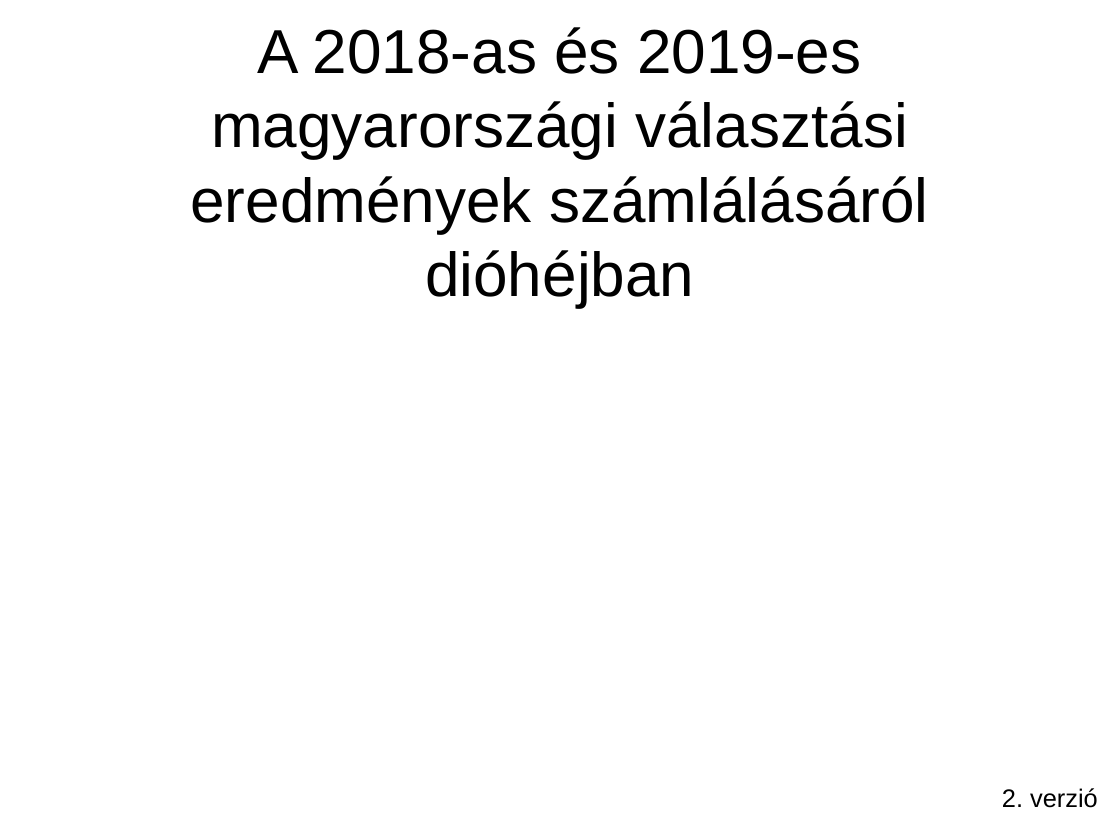
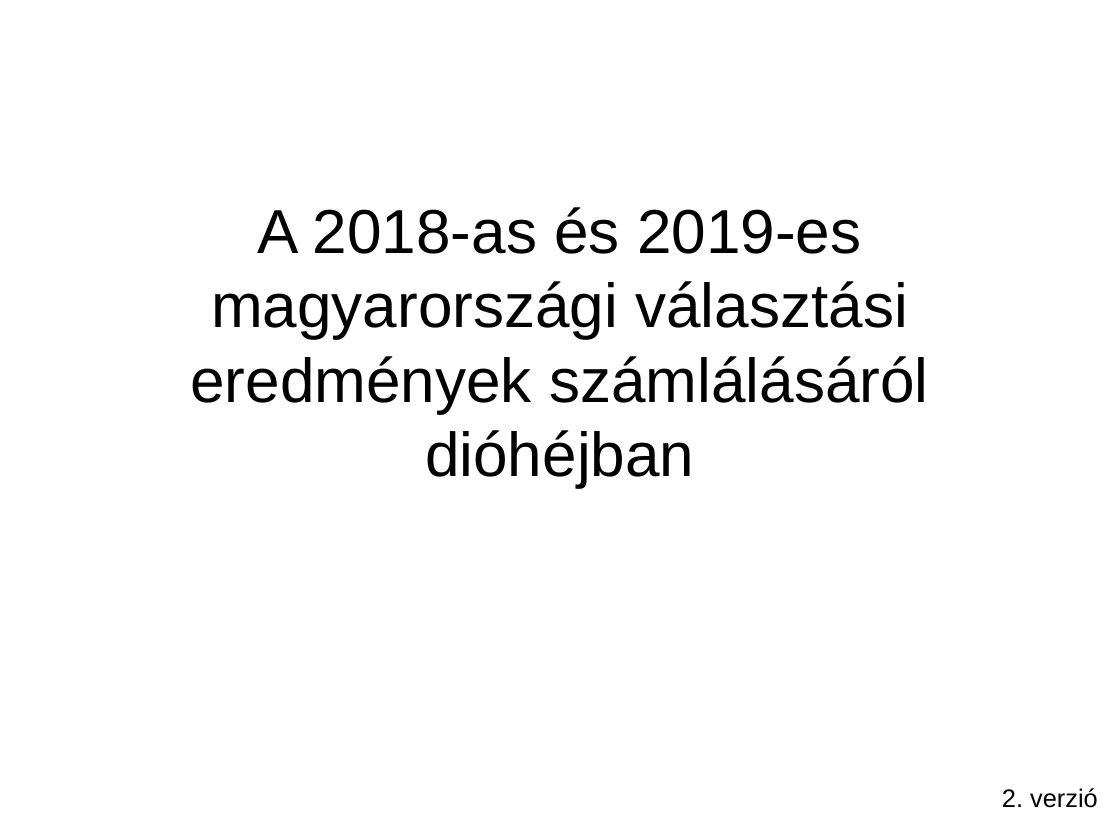
Before and after one commit to brezniczky/ep_elections_2019_hun, a slide deck: slide 1 of slides/hun/slides.odp. Drawn at 1120x840 pixels with LibreOffice and Linux fonts; fonts in the diff are those of the drawing. Boxes give left, top, right and bottom in pixels: in the first picture for what was removed or moved away, otherwise in the second. Text is boxed around its words. In the diff, an @@ line names an element or a change of style, - is before the commit and + after.

```diff
--- a/slides/hun/slides.odp
+++ b/slides/hun/slides.odp
@@ title "A 2018-as és 2019-es magyarországi ...": place and size @@
-title "A 2018-as és 2019-es magyarországi ..." at (190, 27, 928, 308)
+title "A 2018-as és 2019-es magyarországi ..." at (190, 207, 928, 488)
```
Also in this commit, not shown: 3 other slides changed, 1 slide added, 24 other files.
